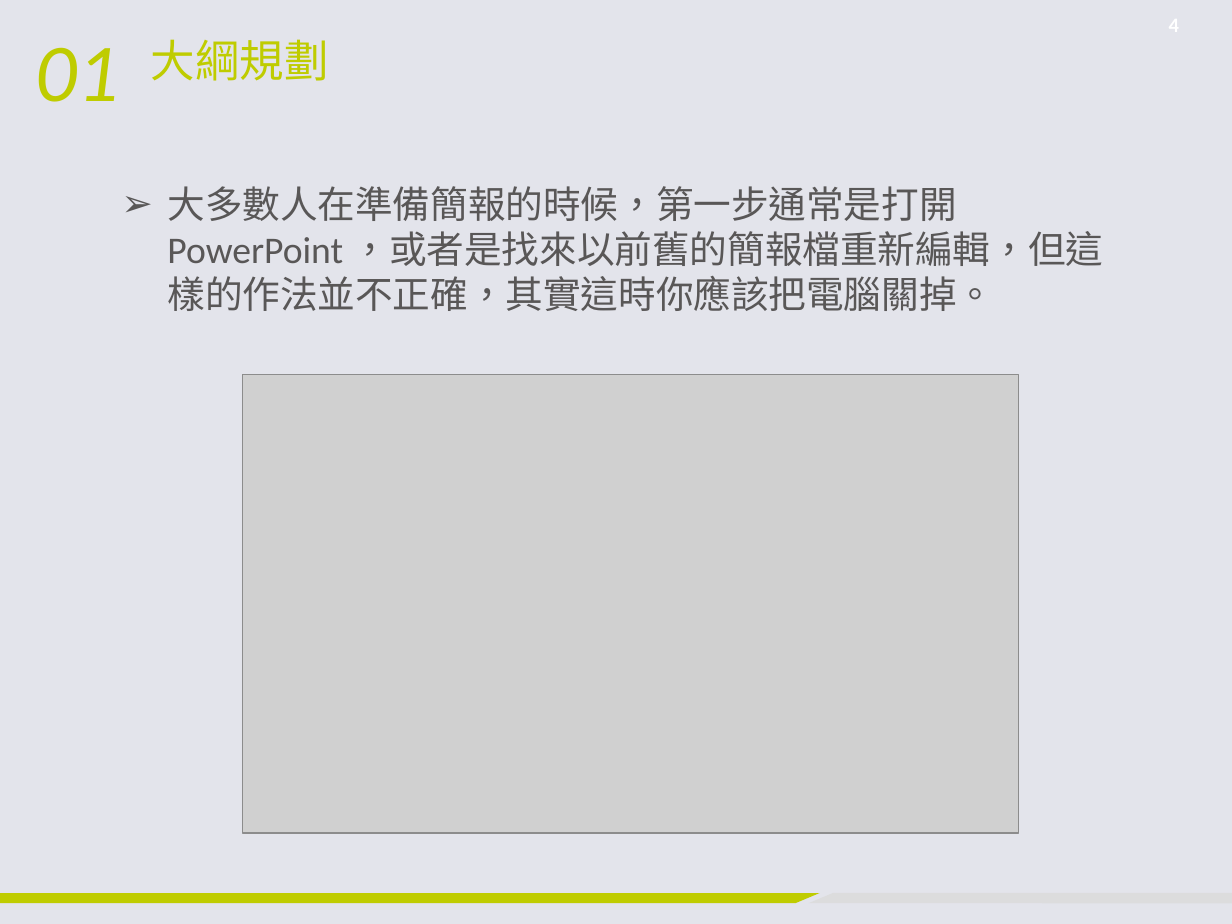
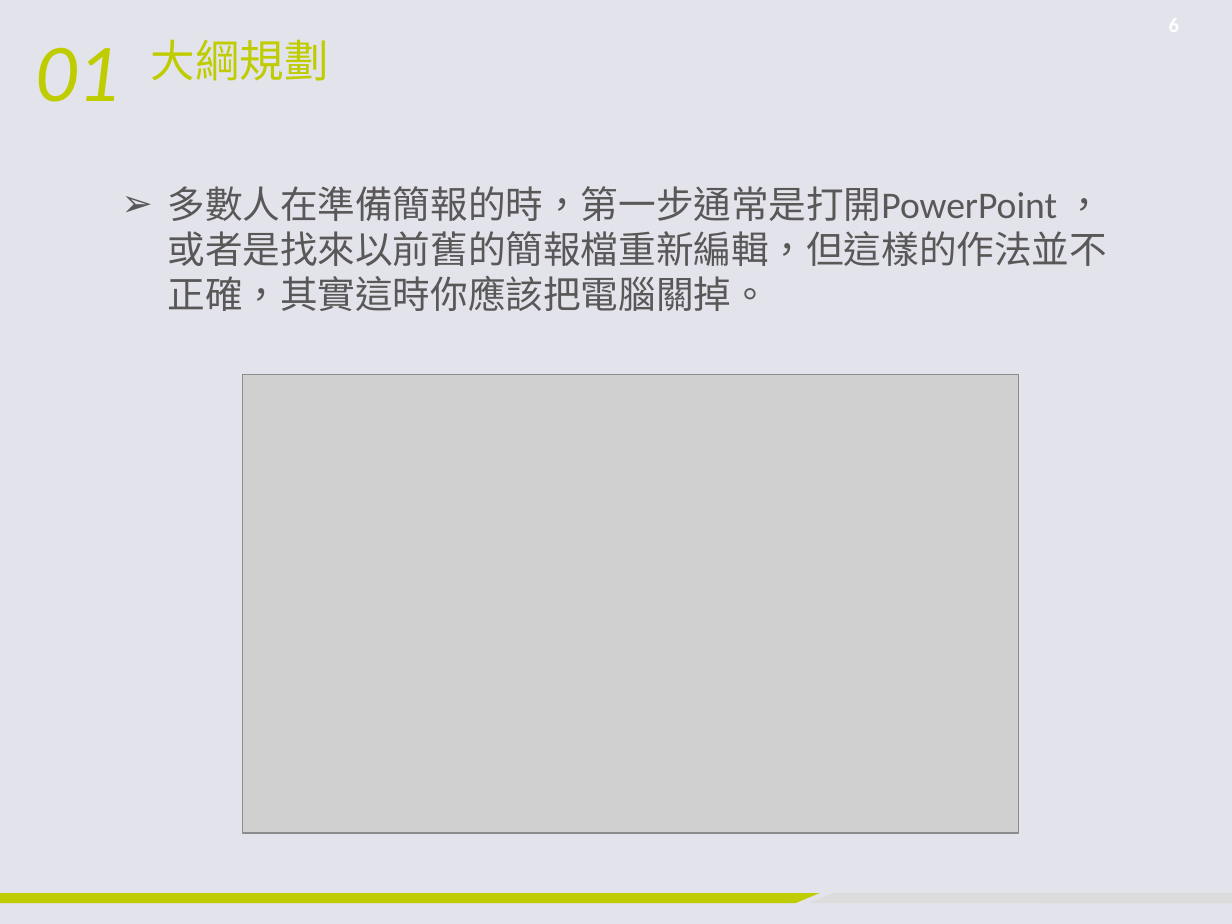
Before and after one commit to jerry092383/chungyo_hw, a slide deck: slide 6 of HW-Week1/簡報製作-jerry092383.pptx (slide 4 before the commit). Drawn at 1232x924 pixels with LibreOffice and Linux fonts; fonts in the diff are those of the drawing; grey boxes stand for pictures; background and template pictures are left out. Boxes give left, top, right and bottom in pixels: in the first picture for what was removed or moved away, otherwise in the second. Text is boxed around its words. In the diff, an @@ line names an element or a change of style, - is before the commit and + after.

```diff
--- a/HW-Week1/簡報製作-jerry092383.pptx
+++ b/HW-Week1/簡報製作-jerry092383.pptx
@@ page number at bbox=[1140, 0, 1207, 49]: text changed @@
-4
+6
@@ text at bbox=[167, 186, 1106, 311]: text changed @@
-➢ 大多數人在準備簡報的時候，第一步通常是打開 PowerPoint ，或者是找來以前舊的簡報檔重新編輯，但這樣的作法並不正確，其實這時你應該把電腦關掉。
+➢ 多數人在準備簡報的時，第一步通常是打開PowerPoint ，或者是找來以前舊的簡報檔重新編輯，但這樣的作法並不正確，其實這時你應該把電腦關掉。
```
Also in this commit, not shown: 9 other slides changed, 15 slides added, 4 slides removed, 16 other files.
